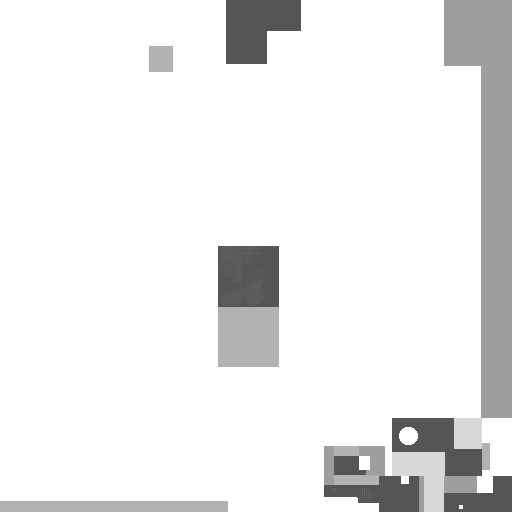
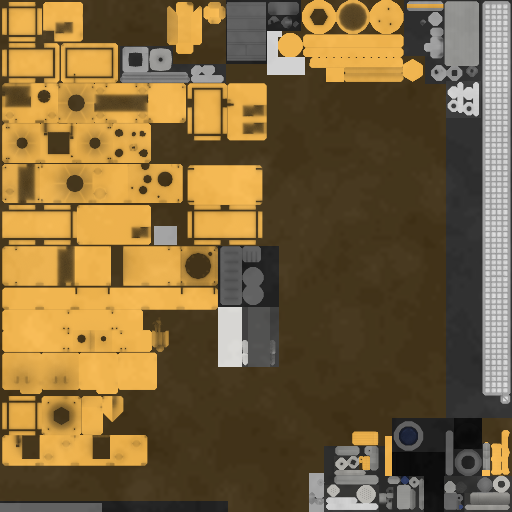
Revision of a layered w=512, h=512 image; what changed, layer by layer:
hid "___MET" over [0, 0, 512, 512]
showed group "COLOR" (4 layers) over [0, 0, 512, 512]
painted on "Layer #1" over [149, 46, 173, 72]
